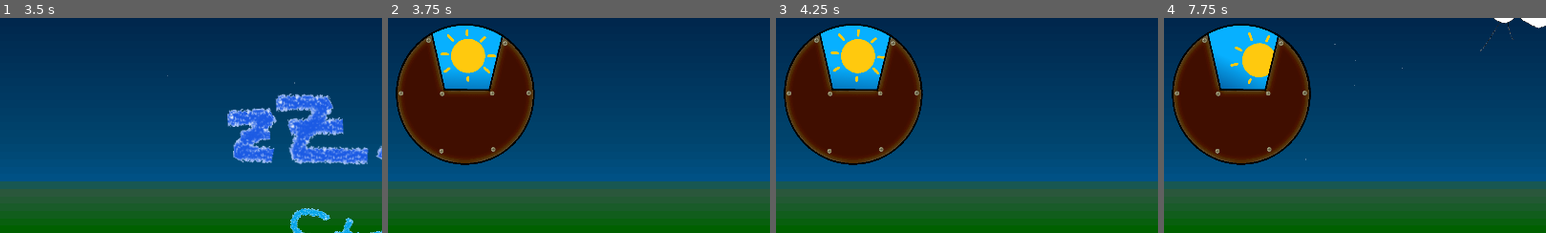
Above: before the commit, frames 1-4 (left to right).
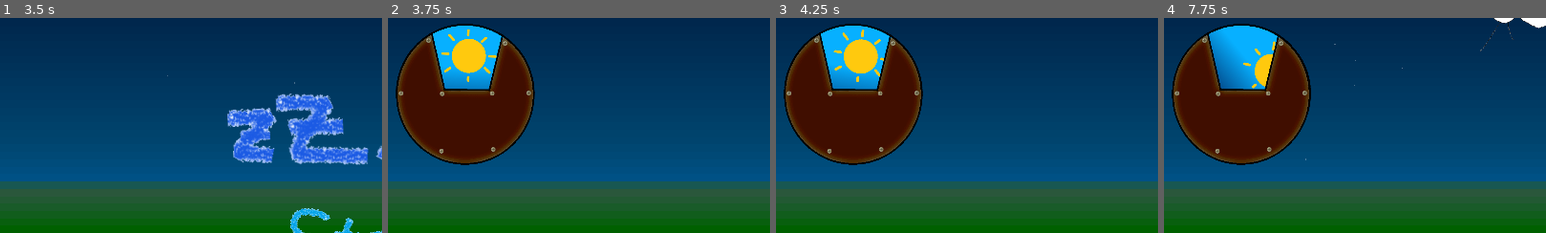
Above: after the commit, the same moments.

Repository: Glow-Project/gwj-55
Game: Godot game, scene res://intro.tscn
The game is run twice, just before and just after one commit, with the same random seed, the same clock (stepped at 60 frames per second) and the same inputs.
Inputs (mouse positions are % of the whole screen's width and height, from its top left):
- Up to frame 1 (3.5 s): move the mouse to (72, 45) at 0.52 s; move the mouse to (30, 55) at 1.27 s; tap Enter at 2 s; move the mouse to (60, 28) at 2.02 s; tap Space at 2.75 s; move the mouse to (45, 70) at 2.77 s
- Up to frame 2 (3.75 s): click (50, 52) at 3.5 s
- Up to frame 3 (4.25 s): no input
- Up to frame 4 (7.75 s): move the mouse to (80, 65) at 4.27 s; move the mouse to (20, 35) at 5.02 s; move the mouse to (55, 50) at 5.77 s; move the mouse to (35, 25) at 6.52 s; move the mouse to (72, 45) at 7.27 s
The pictures show only the part of the screen within x 2-52%, y 0-50%; the shares and areas given below are measured in that part.

Frame 1 is identical in both runs. In frame 2, 0.3% of the frame differs, in the area x 2-39%, y 3-39%; in frame 3, 0.6%; in frame 4, 1.8%, in the area x 3-39%, y 3-44%.

Commit message:
sunclock: fix

Diff:
--- a/sunclock.gd
+++ b/sunclock.gd
@@ -5,7 +5,9 @@
 @export var duration:int = 30
 
 func _ready():
-	var tween = create_tween()
-	tween.tween_property($Clock, "global_rotation_degrees", 360, duration)
-	tween.tween_property($ClockSound, "volume_db", -25, duration)
-	tween.tween_callback(func():emit_signal("sunrise"))
+	var tween = create_tween().set_parallel(true)
+
+	tween.tween_property($Clock, "rotation_degrees", 180, duration)
+	tween.tween_property($ClockSound, "volume_db", -10, duration)
+	await tween.finished
+	emit_signal("sunrise")
--- a/sunclock.tscn
+++ b/sunclock.tscn
@@ -9,7 +9,7 @@
 script = ExtResource("1_lhck7")
 
 [node name="Clock" type="Sprite2D" parent="."]
-rotation = 3.14159
+rotation = -3.14159
 texture = ExtResource("1_wg0et")
 
 [node name="Display" type="Sprite2D" parent="."]
@@ -17,14 +17,8 @@
 scale = Vector2(1, 1.01732)
 texture = ExtResource("2_wwqur")
 
-[node name="Timer" type="Timer" parent="."]
-wait_time = 0.5
-autostart = true
-
 [node name="ClockSound" type="AudioStreamPlayer" parent="."]
 stream = ExtResource("4_wkf2y")
 volume_db = -80.0
 autoplay = true
 bus = &"FX"
-
-[connection signal="timeout" from="Timer" to="." method="_on_timer_timeout"]
